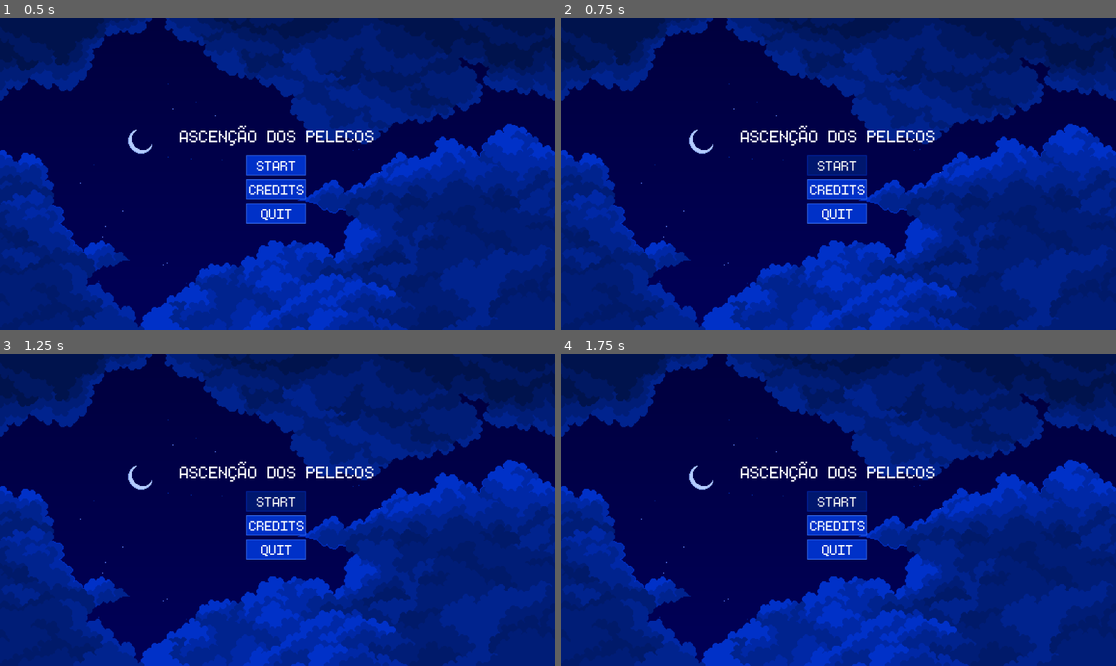
Above: before the commit, frames 1-4 (two rows, left to right).
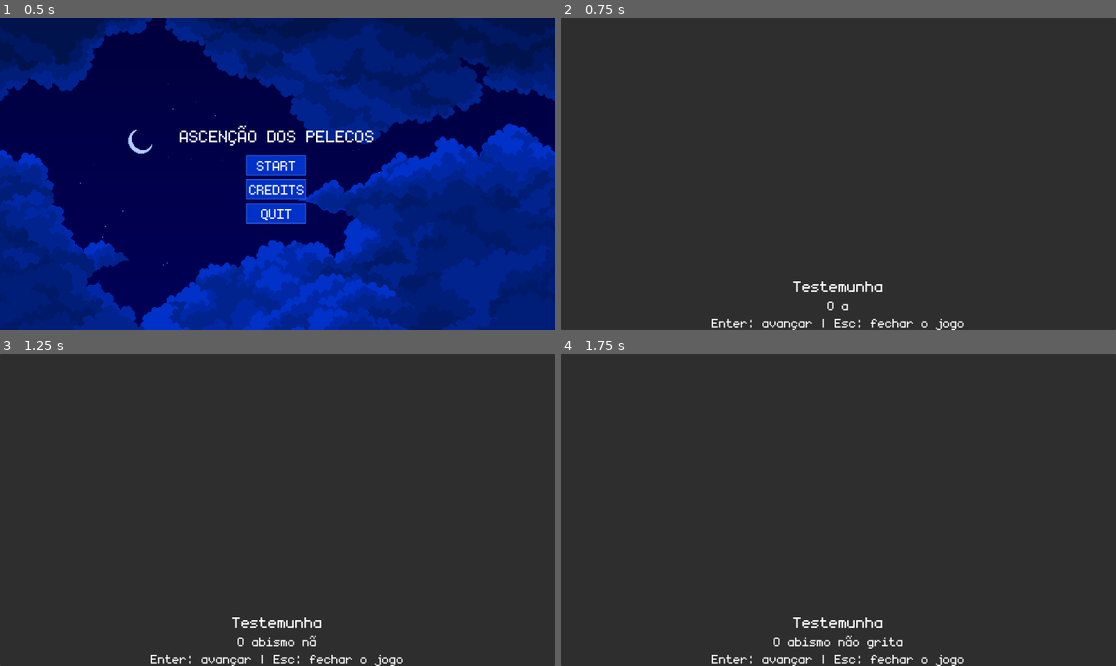
Above: after the commit, the same moments.

Repository: Matheus-Nogueira1/PelequeticosClube
Game: Godot game, scene res://scenes/tittle_screen.tscn
The game is run twice, just before and just after one commit, with the same random seed, the same clock (stepped at 60 frames per second) and the same inputs. This scene is started directly instead of the project's main scene.
Inputs (mouse positions are in pixels of both pictures, inside the frame that each line leads up to):
- Up to frame 1 (0.5 s): no input
- Up to frame 2 (0.75 s): click "START" at 0.5 s
- Up to frame 3 (1.25 s): no input
- Up to frame 4 (1.75 s): click (838, 500) at 1.25 s, where only the run before the commit has a clickable "START"

Frame 1 is identical in both runs. In frame 2, 100% of the frame differs, in the area x 0-100%, y 0-100%; in frame 3, 100%; in frame 4, 100%.

Commit message:
Juntando telas
Mexendo nas trocas de tela entre Menu, Dialogo e Player, realizado na faculdade.

Diff:
--- a/ascencaozeta-pelequeta/scripts/caixa-dialogo.gd
+++ b/ascencaozeta-pelequeta/scripts/caixa-dialogo.gd
@@ -110,3 +110,4 @@
 	visible = false
 	falas.clear()
 	indice_atual = 0
+	get_tree().change_scene_to_file("res://scenes/player.tscn")
--- a/ascencaozeta-pelequeta/scripts/tittle_screen.gd
+++ b/ascencaozeta-pelequeta/scripts/tittle_screen.gd
@@ -12,7 +12,7 @@
 
 
 func _on_start_btn_pressed() -> void:
-	get_tree().change_scene_to_file("ADICIONAR A TELA DO JOGO exemplo: res://levels/world_01.tscn")
+	get_tree().change_scene_to_file("res://screens/caixa-dialogo.tscn")
 
 
 func _on_credits_btn_pressed() -> void:
